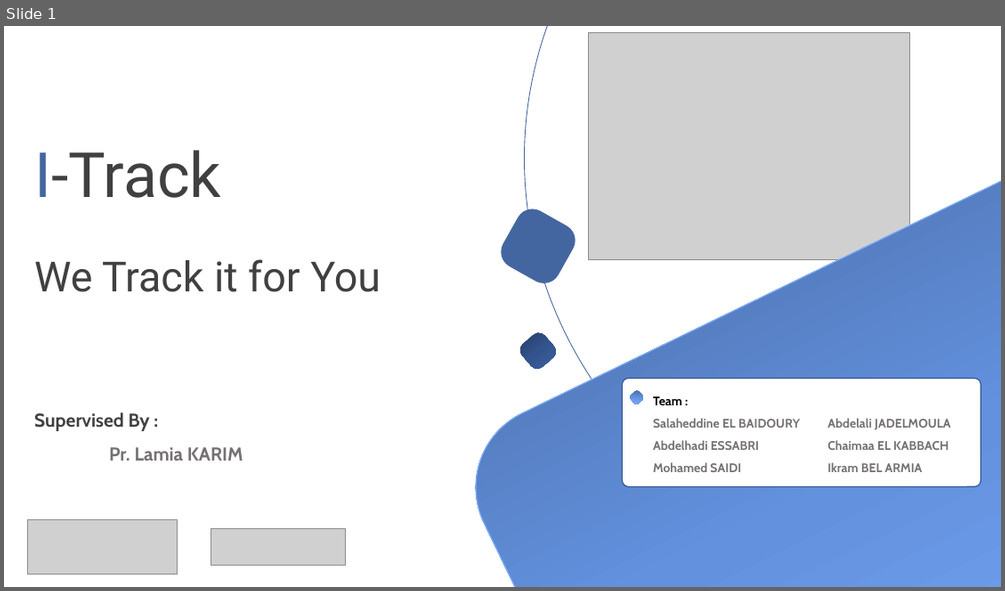
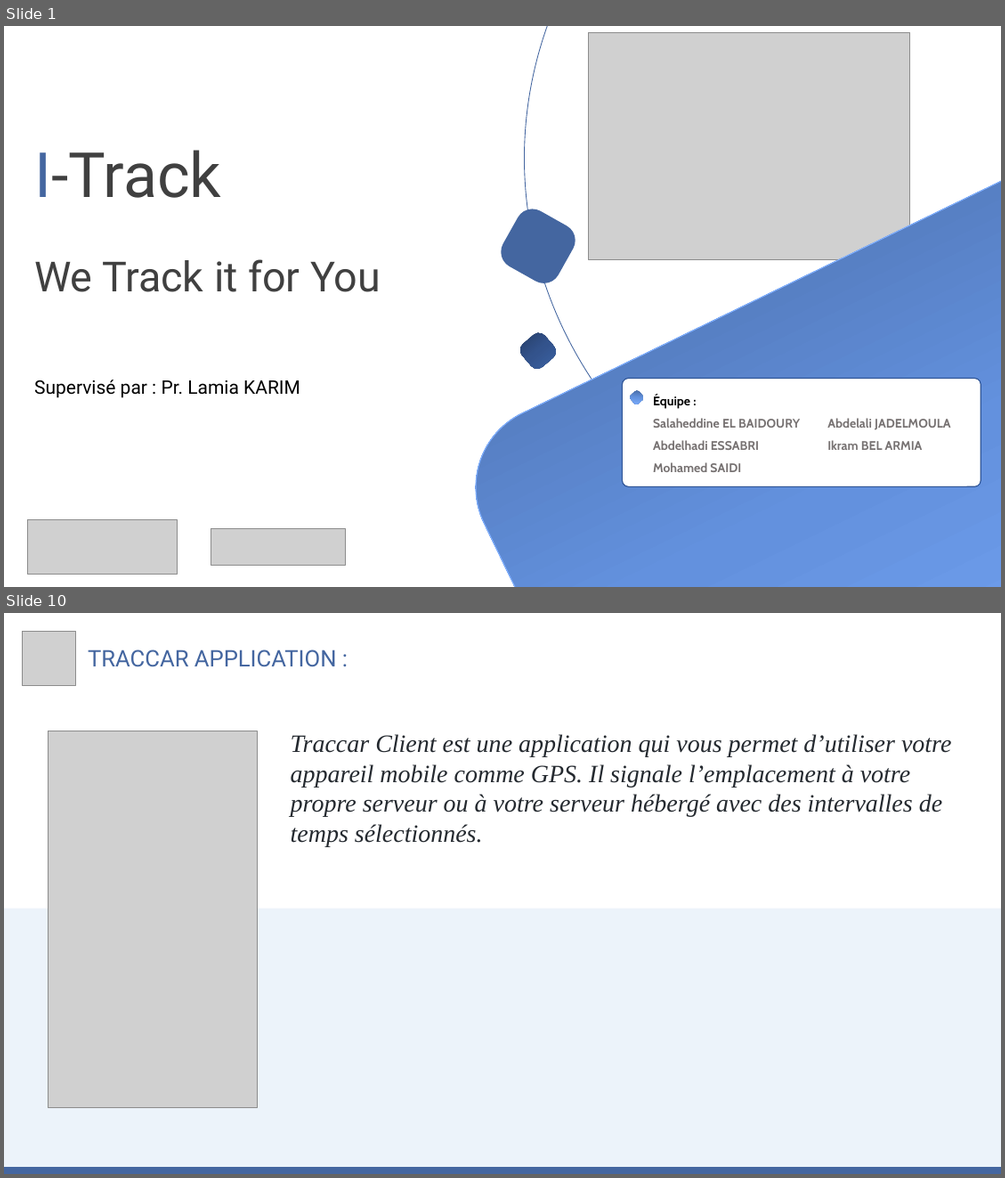
Before and after one commit to MiSalah/Real-Time-Data-Streaming-Analytics-System-for-tracking-Pedestrians, a slide deck: Progress' Presentations/Etat d'avancement - S1.pptx. Shown one above the other, each under a label of ours: slide 1 before the commit, slides 1 and 10 after it; the slides between them are not shown. The pictures are 1005x591 and 1005x1178 pixels, drawn with LibreOffice and Linux fonts; fonts in the diff are those of the drawing; grey boxes stand for pictures. Boxes give left, top, right and bottom in pixels: in the first picture for what was removed or moved away, otherwise in the second. Text is boxed around its words. In the diff, an @@ line names an element or a change of style, - is before the commit and + after.

```diff
--- a/Progress' Presentations/Etat d'avancement - S1.pptx
+++ b/Progress' Presentations/Etat d'avancement - S1.pptx
@@ slide 10 added at (x1=4, y1=613, x2=1001, y2=1174), background #FFFFFF @@
@@ picture added at (x1=22, y1=631, x2=76, y2=686) @@
@@ text added at (x1=88, y1=649, x2=337, y2=667), 22 pt, text #4466A0 @@
+TRACCAR APPLICATION :
@@ picture added at (x1=48, y1=731, x2=258, y2=1107) @@
@@ text added at (x1=291, y1=734, x2=951, y2=847), 24 pt, text #24292F, italic @@
+Traccar Client est une application qui vous permet d’utiliser votre appareil mobile comme GPS. Il signale l’emplacement à votre propre serveur ou à votre serveur hébergé avec des intervalles de temps sélectionnés.
@@ rectangle added at (x1=4, y1=908, x2=1001, y2=1167), fill #ECF3FA @@
@@ rectangle added at (x1=4, y1=1167, x2=1001, y2=1174), fill #4466A0 @@
@@ slide 1 changed as well @@
@@ text at (x1=34, y1=379, x2=300, y2=398): text changed; font Cabin to Roboto; text colour #404040 to #000000; bold off @@
-Supervised By :
-Pr. Lamia KARIM
+Supervisé par : Pr. Lamia KARIM
@@ text at (x1=653, y1=394, x2=690, y2=409): text changed @@
-Team :
+Équipe :
@@ text at (x1=827, y1=440, x2=948, y2=450): paragraph removed @@
-Chaimaa EL KABBACH
```
Also in this commit, not shown: 2 other slides changed, 10 other slides added, 4 slides removed, 2 other files.
